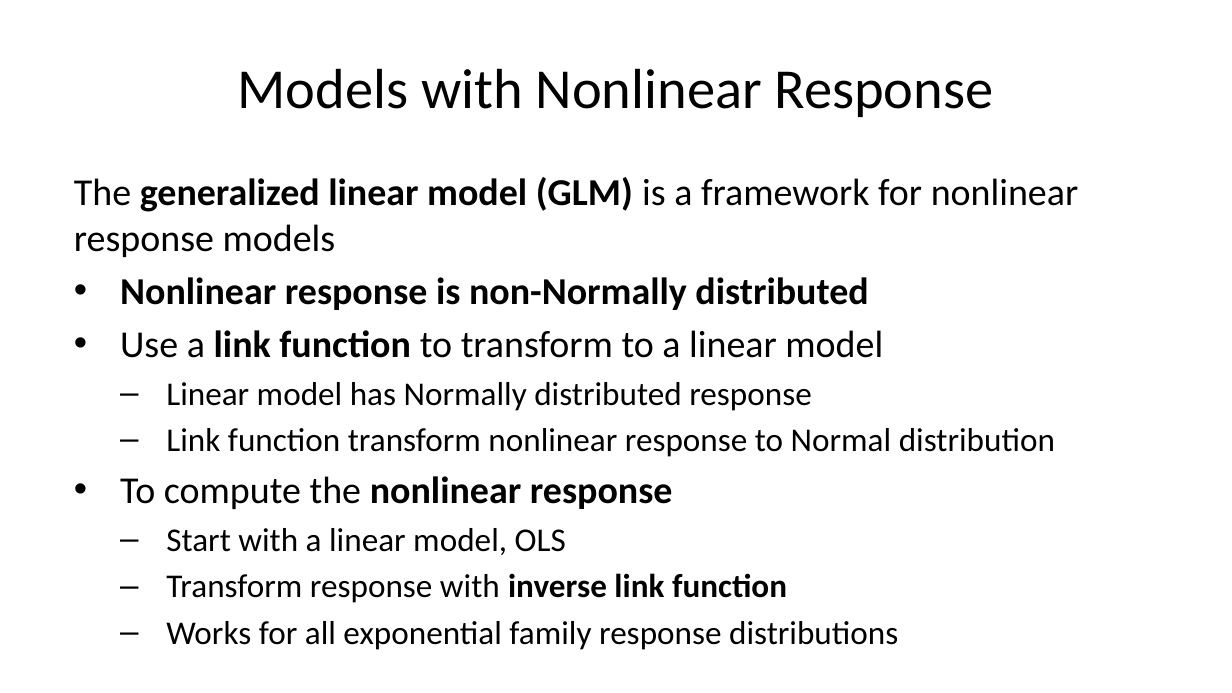
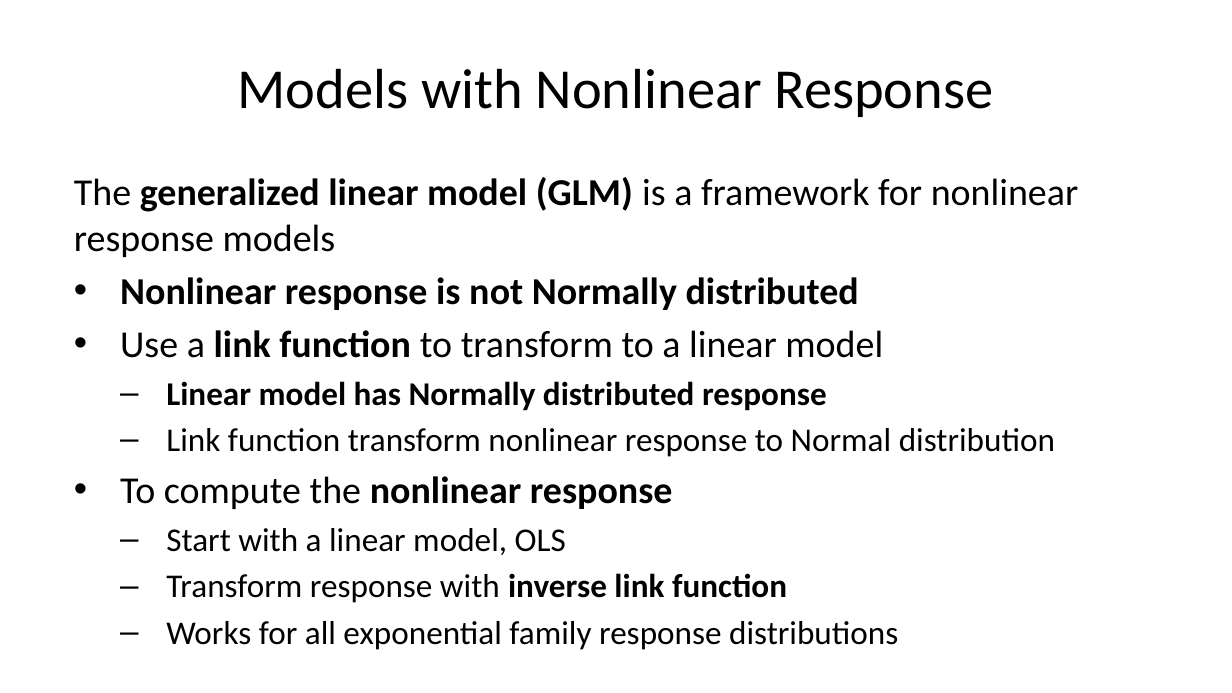
Before and after one commit to StephenElston/CSCI-E-83, a slide deck: slide 22 of LectureSlides/09_GeneralizingTheLinearModel.pptx. Drawn at 1232x693 pixels with LibreOffice and Linux fonts; fonts in the diff are those of the drawing. Boxes give left, top, right and bottom in pixels: in the first picture for what was removed or moved away, otherwise in the second. Text is boxed around its words. In the diff, an @@ line names an element or a change of style, - is before the commit and + after.

```diff
--- a/LectureSlides/09_GeneralizingTheLinearModel.pptx
+++ b/LectureSlides/09_GeneralizingTheLinearModel.pptx
@@ text at (120, 277, 859, 310): text changed @@
-• Nonlinear response is non-Normally distributed
+• Nonlinear response is not Normally distributed
@@ text at (166, 381, 827, 411): bold on in "Linear model has Normally distributed response" @@
```
Also in this commit, not shown: 10 other slides changed, 1 slide added.
